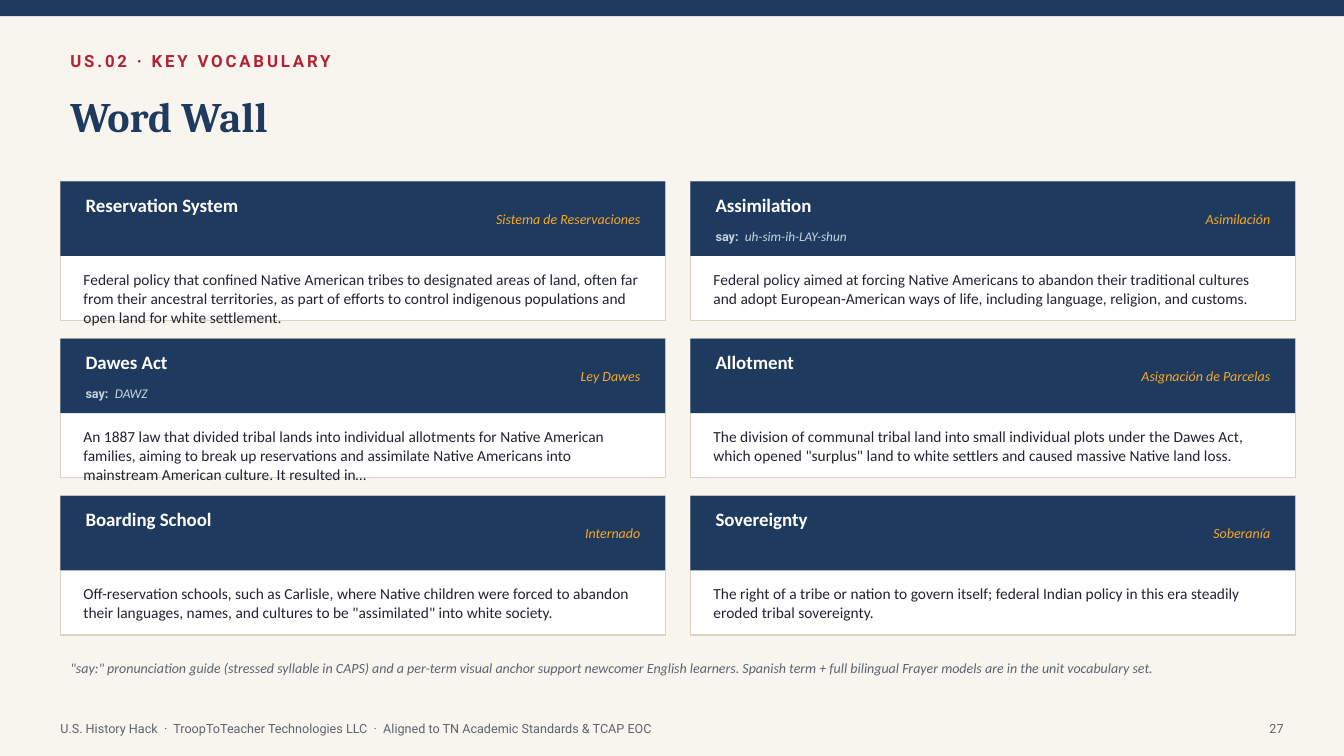
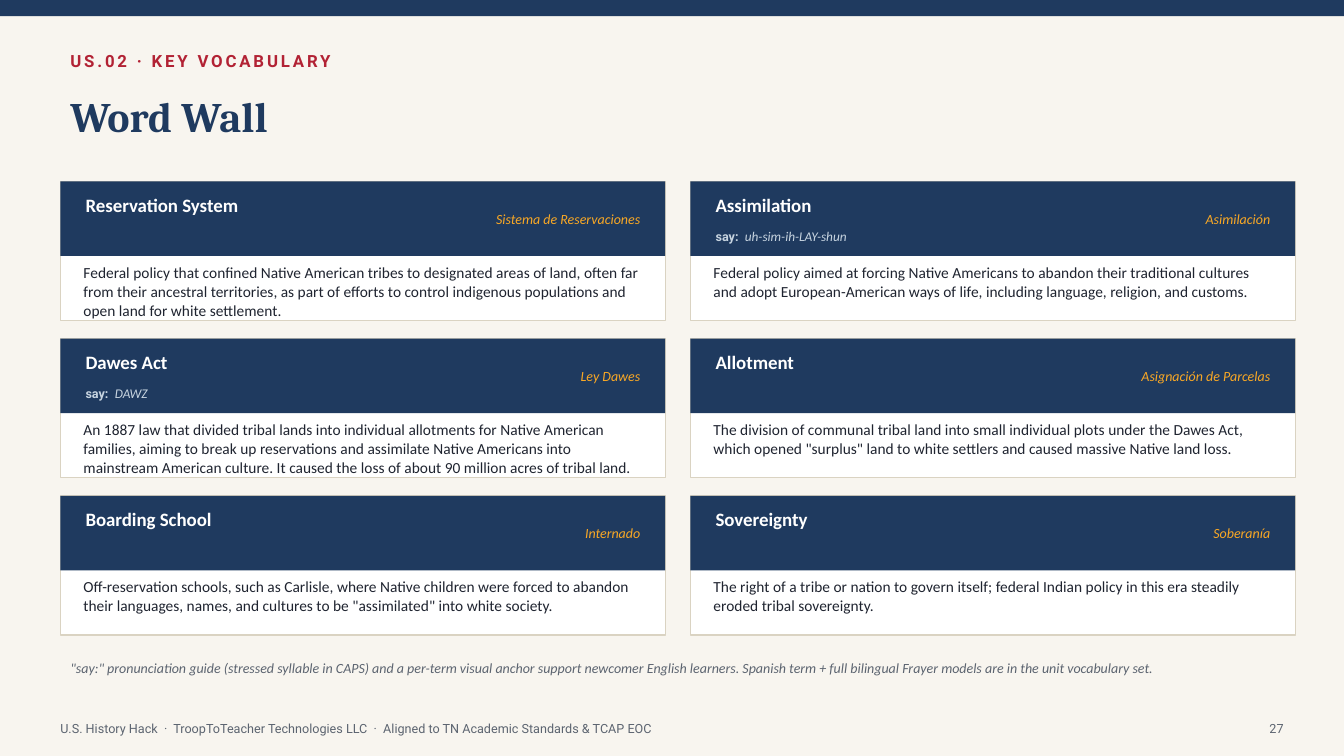
Before and after one commit to Trooptoteacher/trooptoteacher-history, a slide deck: slide 27 of HistoryHack_Platinum/deliverables_unit1/Unit1_Teacher_Deck_America250.pptx. Drawn at 1344x756 pixels with LibreOffice and Linux fonts; fonts in the diff are those of the drawing. Boxes give left, top, right and bottom in pixels: in the first picture for what was removed or moved away, otherwise in the second. Text is boxed around its words. In the diff, an @@ line names an element or a change of style, - is before the commit and + after.

```diff
--- a/HistoryHack_Platinum/deliverables_unit1/Unit1_Teacher_Deck_America250.pptx
+++ b/HistoryHack_Platinum/deliverables_unit1/Unit1_Teacher_Deck_America250.pptx
@@ text "Federal policy that confined Native ...": place and size @@
-text "Federal policy that confined Native ..." at bbox=[83, 274, 638, 326]
+text "Federal policy that confined Native ..." at bbox=[83, 267, 638, 321]
@@ text "Federal policy aimed at forcing ...": place and size @@
-text "Federal policy aimed at forcing ..." at bbox=[713, 274, 1249, 307]
+text "Federal policy aimed at forcing ..." at bbox=[713, 267, 1249, 300]
@@ text "The division of communal tribal ...": place and size @@
-text "The division of communal tribal ..." at bbox=[713, 431, 1242, 464]
+text "The division of communal tribal ..." at bbox=[713, 424, 1242, 457]
@@ text at bbox=[83, 424, 630, 478]: text changed @@
-An 1887 law that divided tribal lands into individual allotments for Native American families, aiming to break up reservations and assimilate Native Americans into mainstream American culture. It resulted in…
+An 1887 law that divided tribal lands into individual allotments for Native American families, aiming to break up reservations and assimilate Native Americans into mainstream American culture. It caused the loss of about 90 million acres of tribal land.
@@ text "Off-reservation schools, such as Carlisle, ...": place and size @@
-text "Off-reservation schools, such as Carlisle, ..." at bbox=[83, 588, 628, 621]
+text "Off-reservation schools, such as Carlisle, ..." at bbox=[83, 581, 628, 614]
@@ text "The right of a tribe ...": place and size @@
-text "The right of a tribe ..." at bbox=[713, 588, 1239, 621]
+text "The right of a tribe ..." at bbox=[713, 581, 1239, 614]
```
Also in this commit, not shown: 6 other slides changed, 1 other file.
